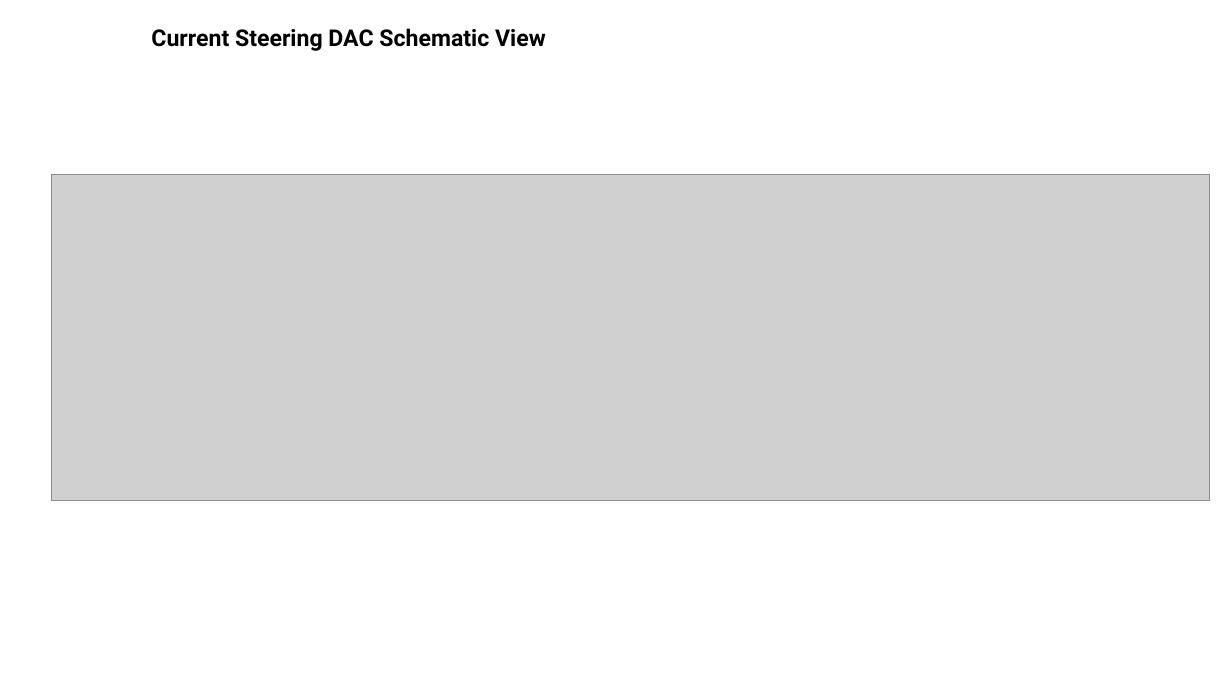
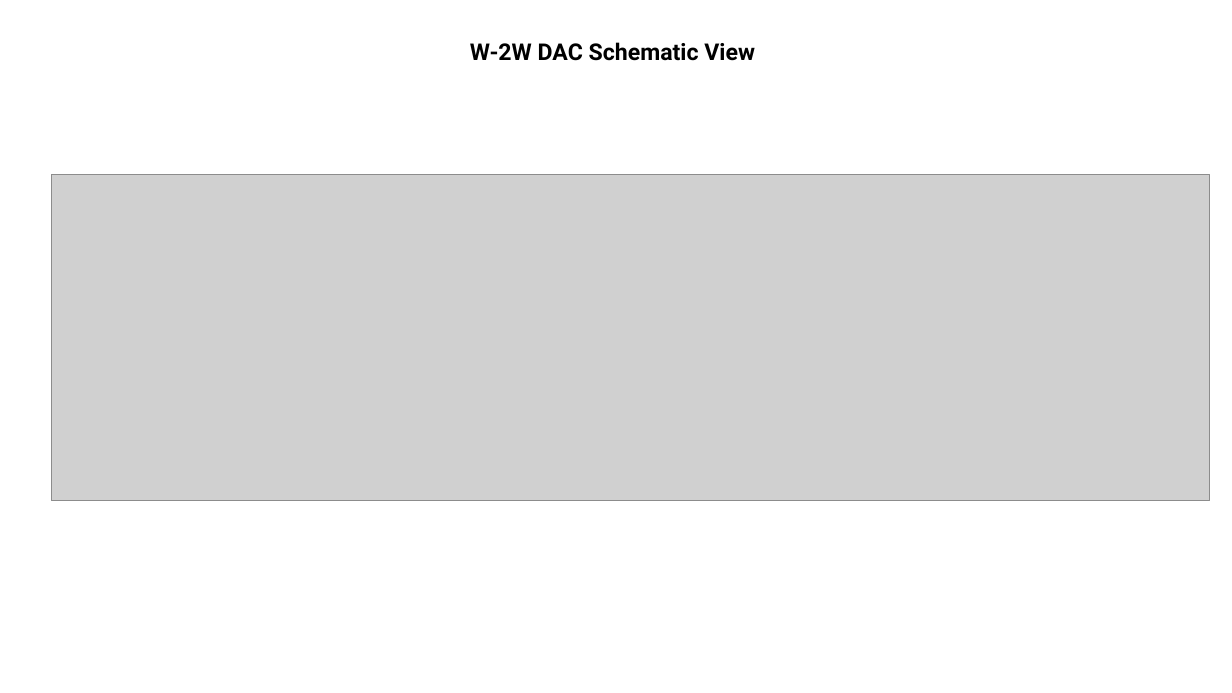
Before and after one commit to Fundacion-Fulgor/UNIC-CASS-Aug25, a slide deck: slide 3 of Diapositivas/DesignExampleRun_CurrentSteeringDAC.pptx. Drawn at 1232x693 pixels with LibreOffice and Linux fonts; fonts in the diff are those of the drawing; grey boxes stand for pictures. Boxes give left, top, right and bottom in pixels: in the first picture for what was removed or moved away, otherwise in the second. Text is boxed around its words. In the diff, an @@ line names an element or a change of style, - is before the commit and + after.

Commit message:
Modifica nombre de Current Steering a W-2W

```diff
--- a/Diapositivas/DesignExampleRun_CurrentSteeringDAC.pptx
+++ b/Diapositivas/DesignExampleRun_CurrentSteeringDAC.pptx
@@ text at box(470, 42, 755, 61): text changed @@
-Current Steering DAC Schematic View
+W-2W DAC Schematic View
```
Also in this commit, not shown: 2 other slides changed, 1 other file.
